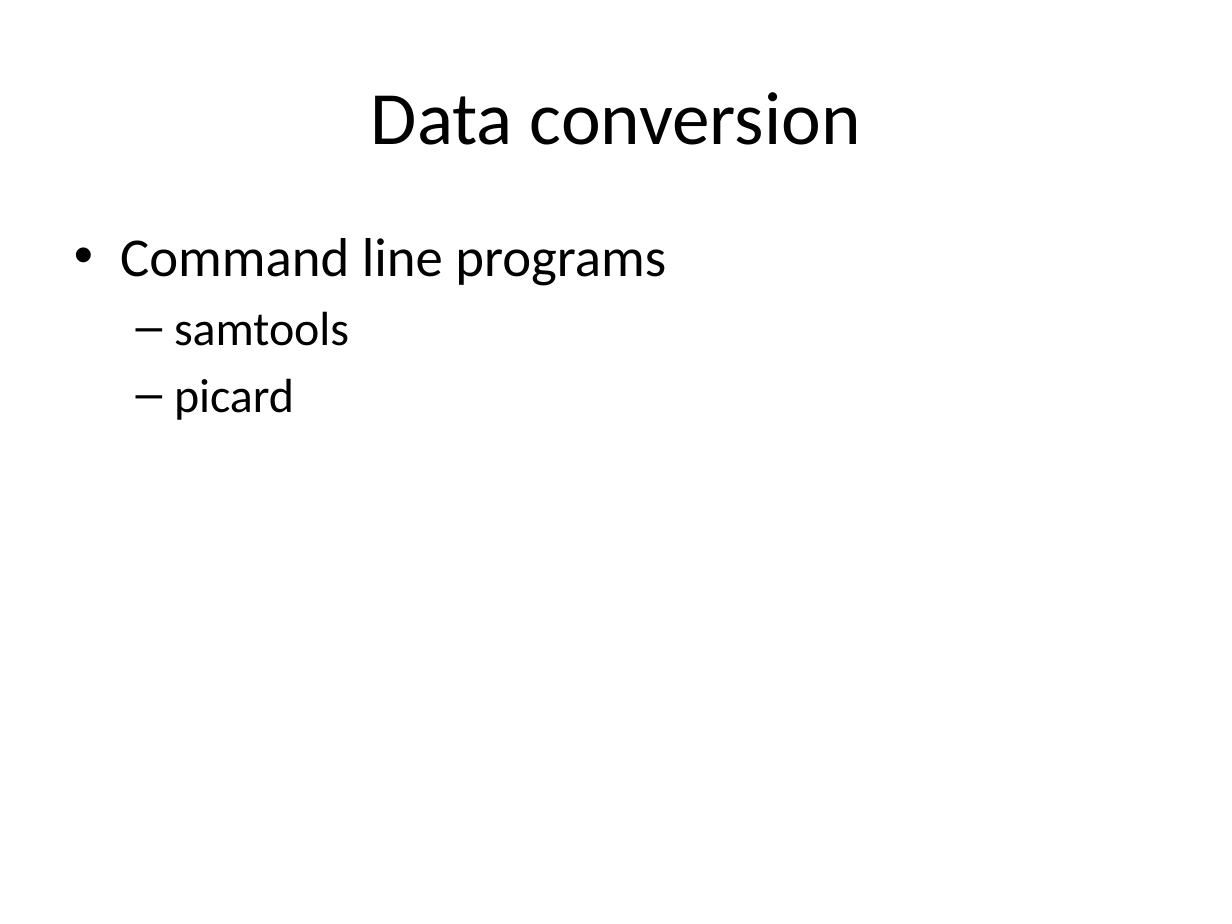
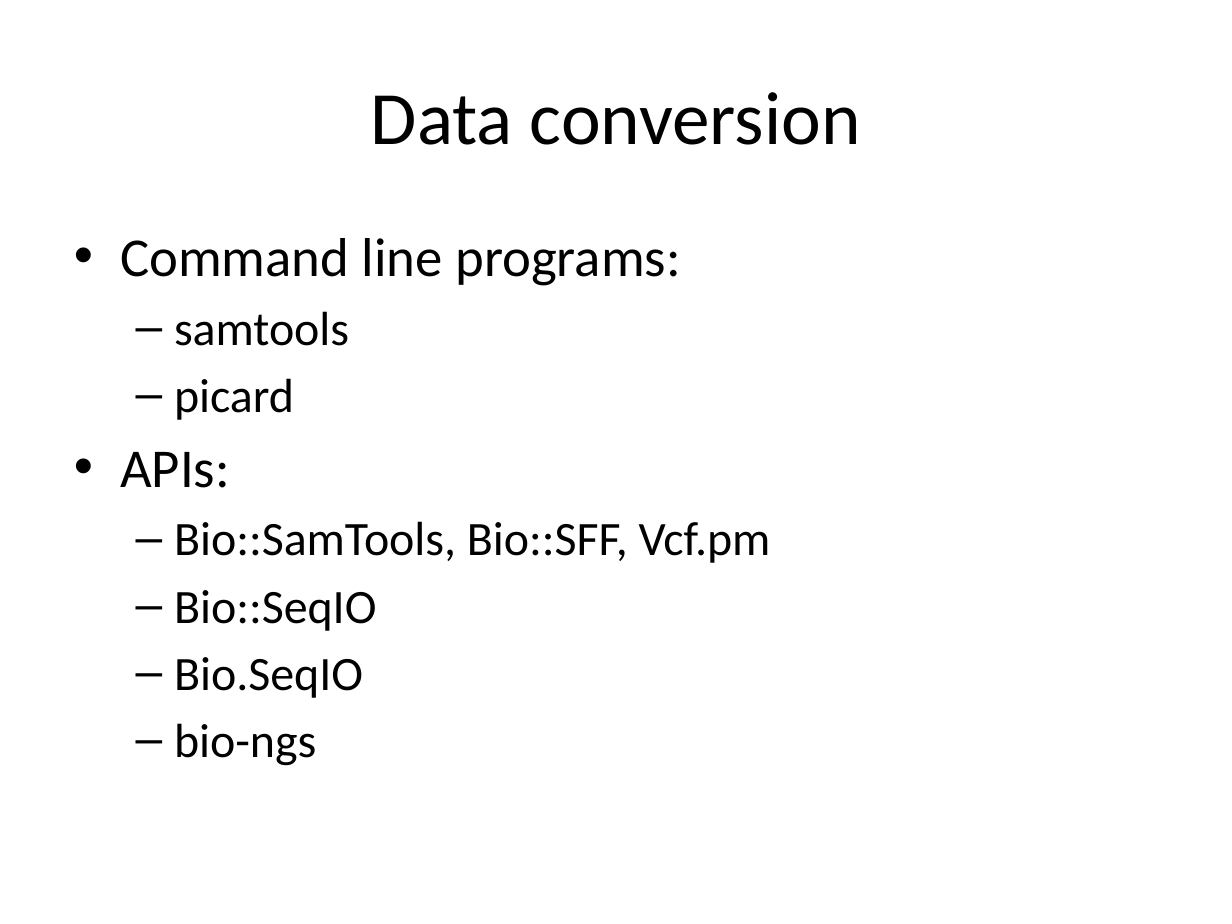
Before and after one commit to rvosa/ngs-workflows, a slide deck: slide 4 of doc/slides/day1/session4/NGSAnalyses.pptx (slide 5 before the commit). Drawn at 1232x924 pixels with LibreOffice and Linux fonts; fonts in the diff are those of the drawing. Boxes give left, top, right and bottom in pixels: in the first picture for what was removed or moved away, otherwise in the second. Text is boxed around its words. In the diff, an @@ line names an element or a change of style, - is before the commit and + after.

Commit message:
finished (?) slides day1

```diff
--- a/doc/slides/day1/session4/NGSAnalyses.pptx
+++ b/doc/slides/day1/session4/NGSAnalyses.pptx
@@ text at (120, 238, 681, 286): text changed @@
-• Command line programs
+• Command line programs:
@@ text at (120, 452, 771, 766): paragraphs added @@
+• APIs:
+  – Bio::SamTools, Bio::SFF, Vcf.pm
+  – Bio::SeqIO
+  – Bio.SeqIO
+  – bio-ngs
```
Also in this commit, not shown: 2 other slides changed, 2 slides removed, 1 other file.
